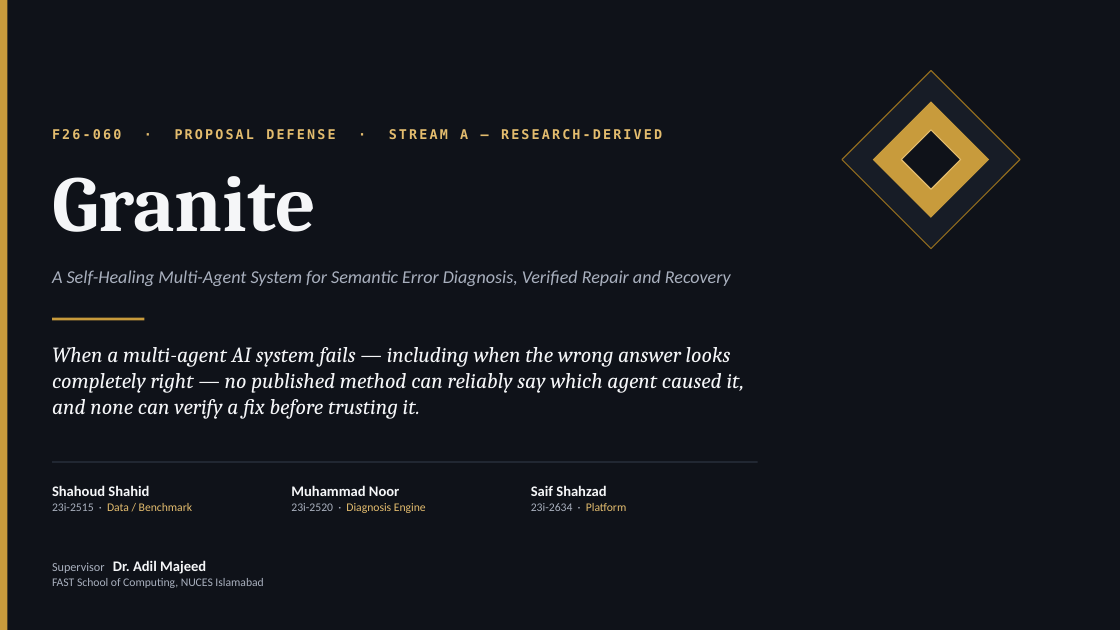
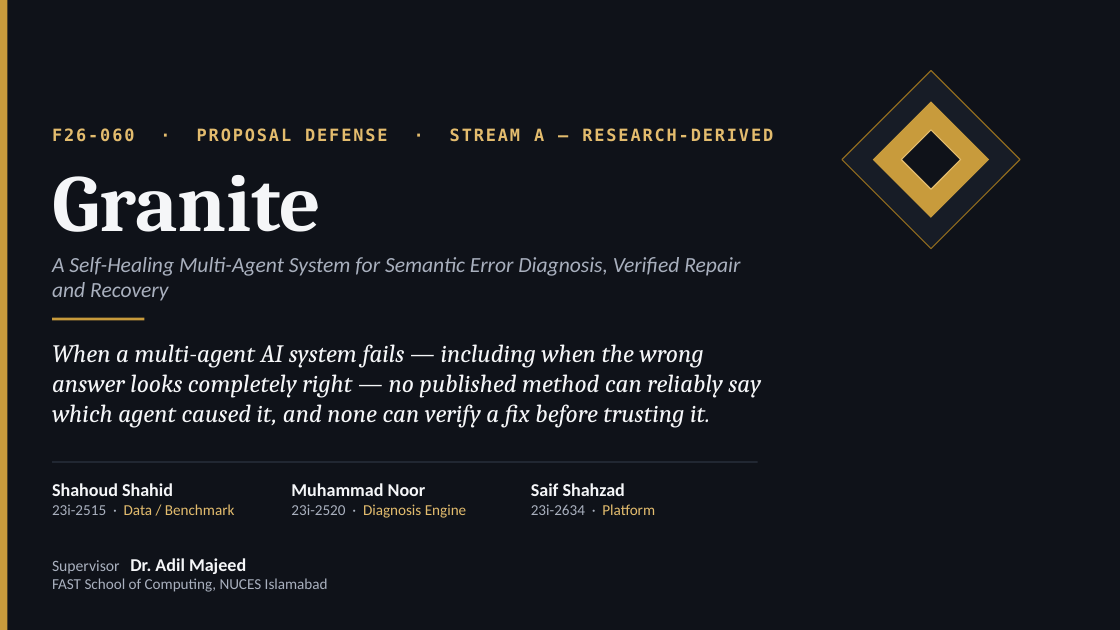
Before and after one commit to Shahoud867/Final-Year-Project, a slide deck: slide 1 of markdowns/05-deliverables/proposal-deck/Granite_Proposal_Defense_v2.pptx. Drawn at 1120x630 pixels with LibreOffice and Linux fonts; fonts in the diff are those of the drawing. Boxes give left, top, right and bottom in pixels: in the first picture for what was removed or moved away, otherwise in the second. Text is boxed around its words. In the diff, an @@ line names an element or a change of style, - is before the commit and + after.

```diff
--- a/markdowns/05-deliverables/proposal-deck/Granite_Proposal_Defense_v2.pptx
+++ b/markdowns/05-deliverables/proposal-deck/Granite_Proposal_Defense_v2.pptx
@@ text "F26-060 · PROPOSAL DEFENSE · ..." at <box>52,128,773,142</box>: size 11.5 to 14.5 pt, letter spacing 1.8 to 1.6 pt @@
@@ text "Granite" at <box>52,175,322,232</box>: size 68 to 69.5 pt @@
@@ text "A Self-Healing Multi-Agent System for ..." at <box>52,257,740,301</box>: size 15.5 to 18.5 pt @@
@@ text "When a multi-agent AI system ..." at <box>52,344,761,428</box>: size 18.5 to 21.5 pt @@
@@ text "Shahoud Shahid" at <box>52,483,235,515</box>: size 12.5 to 15.5 pt in "Shahoud Shahid"; size 10 to 13 pt in "23i-2515 · Data / Benchmark" @@
@@ text "Muhammad Noor" at <box>291,483,466,518</box>: size 12.5 to 15.5 pt in "Muhammad Noor"; size 10 to 13 pt in "23i-2520 · Diagnosis Engine" @@
@@ text "Saif Shahzad" at <box>531,483,655,515</box>: size 12.5 to 15.5 pt in "Saif Shahzad"; size 10 to 13 pt in "23i-2634 · Platform" @@
@@ text "Supervisor Dr. Adil Majeed" at <box>52,558,328,592</box>: size 10.5 to 13.5 pt in "Supervisor"; size 12.5 to 15.5 pt in "Dr. Adil Majeed"; size 10 to 13 pt in "FAST School of Computing, NUCES Islamabad" @@
```
Also in this commit, not shown: 9 other slides changed, 2 other files.
